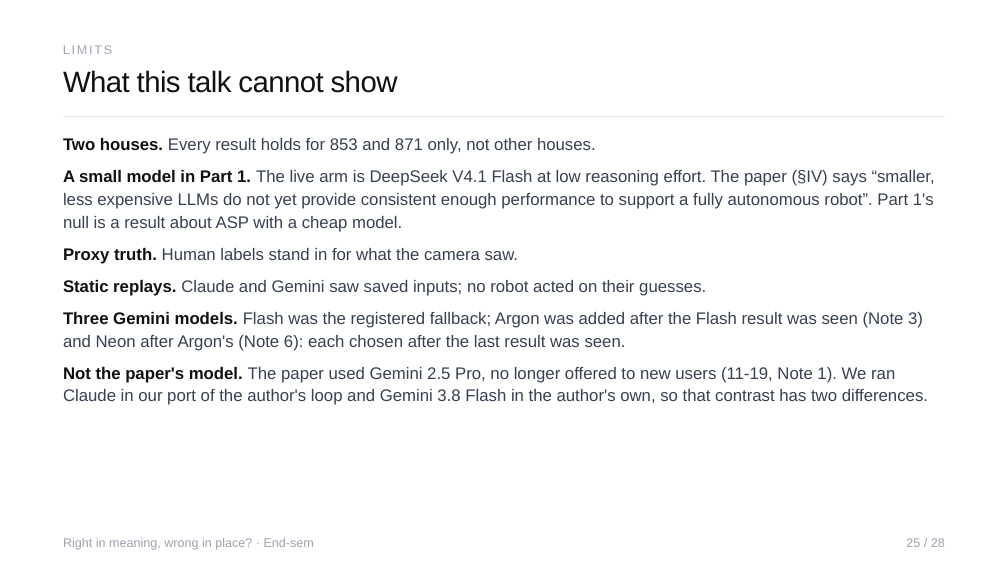
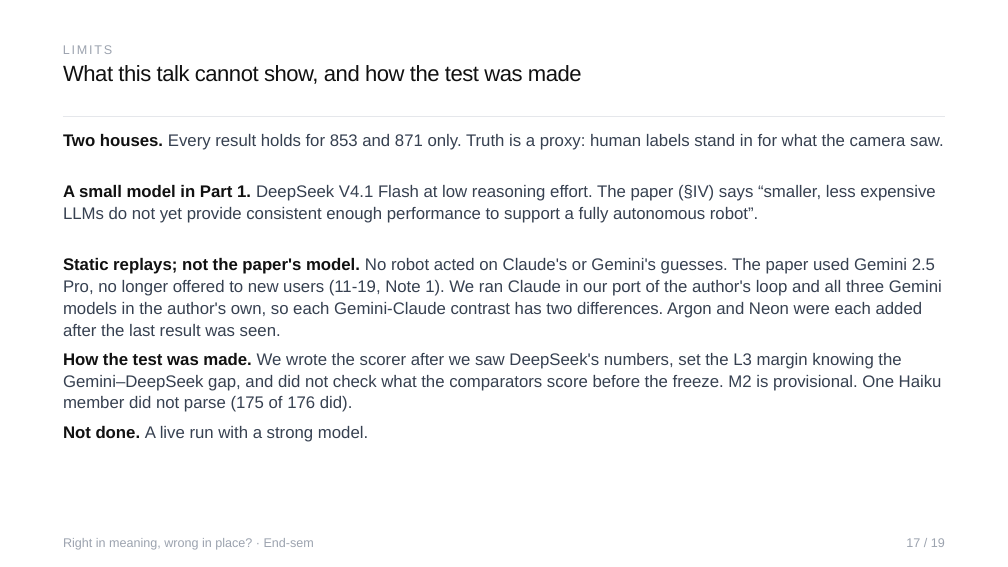
Before and after one commit to Sher110106/validity-aware-active-semantic-exploration, a slide deck: slide 17 of docs/endsem_2026-11/ASP_Endsem.pptx (slide 25 before the commit). Drawn at 1008x567 pixels with LibreOffice and Linux fonts; fonts in the diff are those of the drawing. Boxes give left, top, right and bottom in pixels: in the first picture for what was removed or moved away, otherwise in the second. Text is boxed around its words. In the diff, an @@ line names an element or a change of style, - is before the commit and + after.

```diff
--- a/docs/endsem_2026-11/ASP_Endsem.pptx
+++ b/docs/endsem_2026-11/ASP_Endsem.pptx
@@ text at [63, 65, 582, 84]: text changed; size 28 to 21 pt @@
-What this talk cannot show
+What this talk cannot show, and how the test was made
@@ text at [63, 134, 944, 150]: text changed @@
-Two houses. Every result holds for 853 and 871 only, not other houses.
+Two houses. Every result holds for 853 and 871 only. Truth is a proxy: human labels stand in for what the camera saw.
@@ text at [63, 185, 935, 223]: text changed @@
-A small model in Part 1. The live arm is DeepSeek V4.1 Flash at low reasoning effort. The paper (§IV) says “smaller, less expensive LLMs do not yet provide consistent enough performance to support a fully autonomous robot”. Part 1's null is a result about ASP with a cheap model.
+A small model in Part 1. DeepSeek V4.1 Flash at low reasoning effort. The paper (§IV) says “smaller, less expensive LLMs do not yet provide consistent enough performance to support a fully autonomous robot”.
@@ text at [63, 258, 942, 336]: text changed @@
-Not the paper's model. The paper used Gemini 2.5 Pro, no longer offered to new users (11-19, Note 1). We ran Claude in our port of the author's loop and Gemini 3.8 Flash in the author's own, so that contrast has two differences.
+Static replays; not the paper's model. No robot acted on Claude's or Gemini's guesses. The paper used Gemini 2.5 Pro, no longer offered to new users (11-19, Note 1). We ran Claude in our port of the author's loop and all three Gemini models in the author's own, so each Gemini-Claude contrast has two differences. Argon and Neon were each added after the last result was seen.
@@ text removed at [63, 248, 519, 264] @@
-Proxy truth. Human labels stand in for what the camera saw.
@@ text at [63, 353, 942, 412]: text changed @@
-Static replays. Claude and Gemini saw saved inputs; no robot acted on their guesses.
+How the test was made. We wrote the scorer after we saw DeepSeek's numbers, set the L3 margin knowing the Gemini–DeepSeek gap, and did not check what the comparators score before the freeze. M2 is provisional. One Haiku member did not parse (175 of 176 did).
@@ text at [63, 426, 368, 442]: text changed @@
-Three Gemini models. Flash was the registered fallback; Argon was added after the Flash result was seen (Note 3) and Neon after Argon's (Note 6): each chosen after the last result was seen.
+Not done. A live run with a strong model.
@@ text at [906, 538, 945, 547]: text changed @@
-25 / 28
+17 / 19
```
Also in this commit, not shown: 33 other slides changed, 2 slides added, 2 slides removed, 8 other files.
